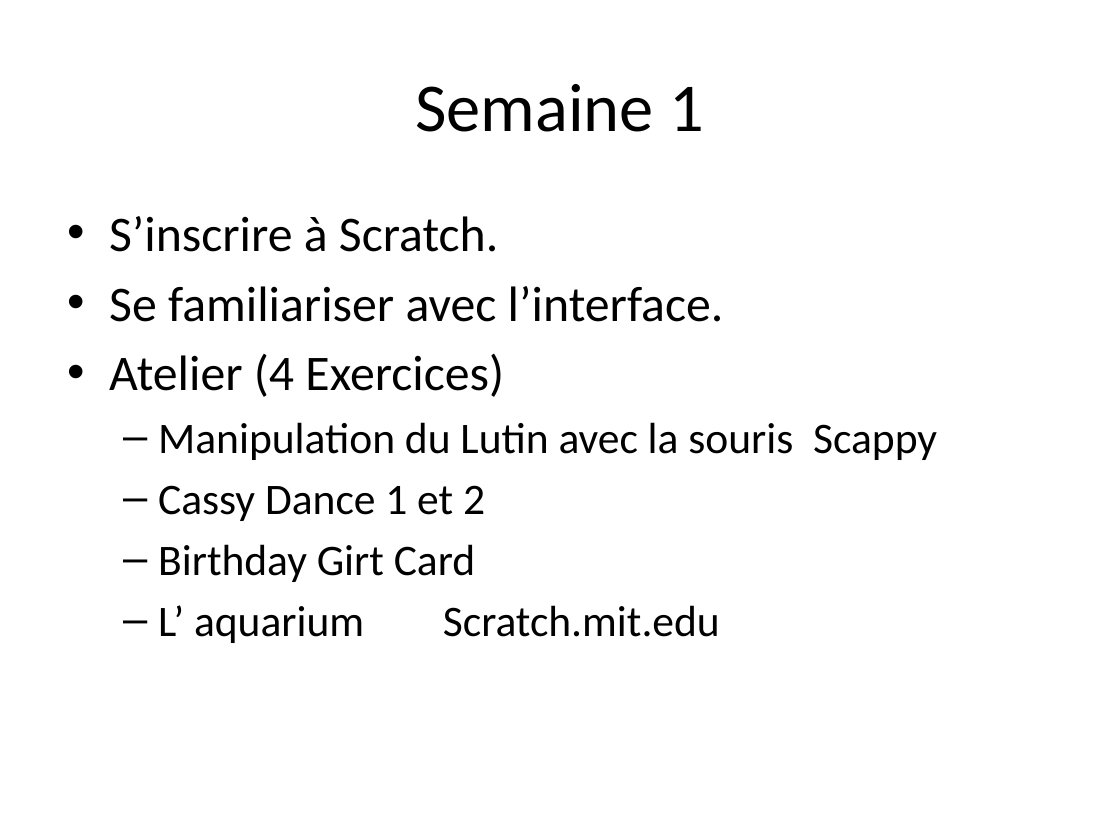
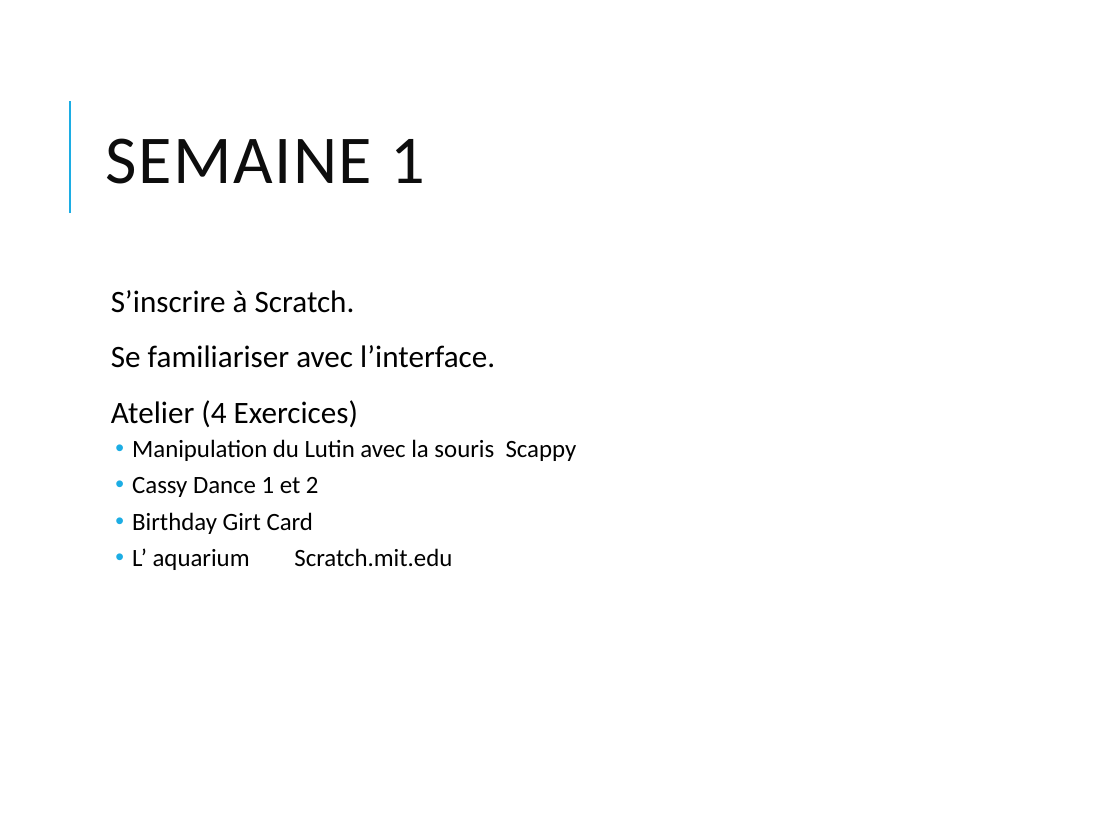
Before and after one commit to joel3500/vitrine, a slide deck: slide 2 of Realisation/Tutoriel Scratch/Programmer avec Scratch_1.pptx. Drawn at 1120x840 pixels with LibreOffice and Linux fonts; fonts in the diff are those of the drawing. Boxes give left, top, right and bottom in pixels: in the first picture for what was removed or moved away, otherwise in the second. Text is boxed around its words. In the diff, an @@ line names an element or a change of style, - is before the commit and + after.

```diff
--- a/Realisation/Tutoriel Scratch/Programmer avec Scratch_1.pptx
+++ b/Realisation/Tutoriel Scratch/Programmer avec Scratch_1.pptx
@@ line added from (69, 213) to (69, 101), #1CADE4 1.5 pt @@
@@ title at (105,138,426,184): text changed; text colour #000000 to #0D0D0D @@
-Semaine 1
+SEMAINE 1
@@ text "S’inscrire à Scratch.": place and size @@
-text "S’inscrire à Scratch." at (109,216,937,643)
+text "S’inscrire à Scratch." at (111,290,577,570)
@@ text "S’inscrire à Scratch." at (111,290,577,570): size 32 to 20 pt in "S’inscrire à Scratch.", "Se familiariser avec l’interface.", "Atelier (4 Exercices)"; size 28 to 16 pt in "Manipulation du Lutin avec la souris Scappy", "Cassy Dance 1 et 2", "Birthday Girt Card", "L’ aquarium Scratch.mit.edu"; bullet • to  ; line spacing 1 to 0.9; more space between paragraphs; bullet – to • @@
```
Also in this commit, not shown: 9 other slides changed, 12 other files.
